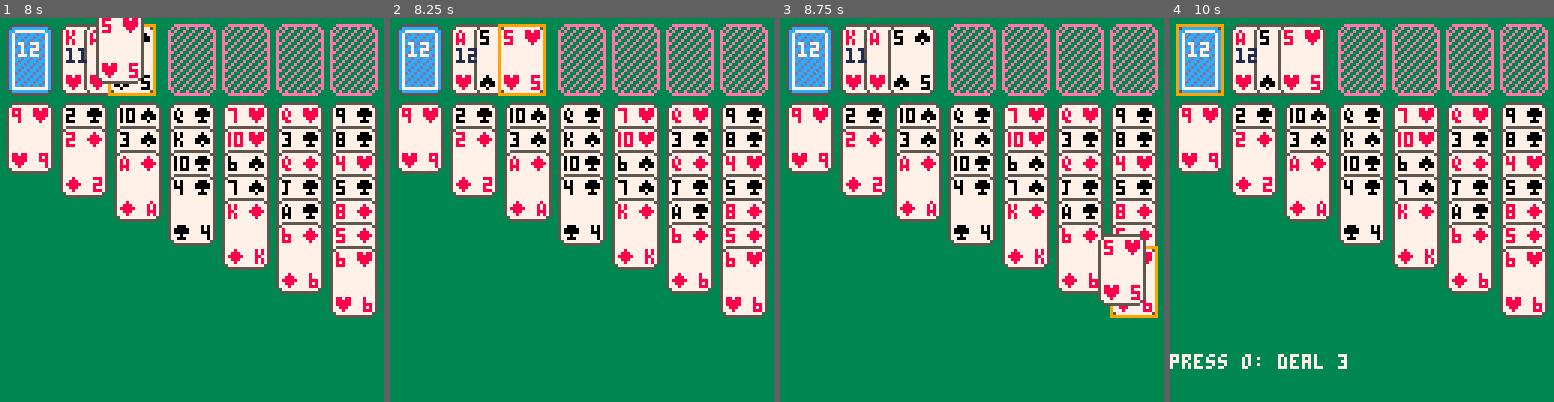
Above: before the commit, frames 1-4 (left to right).
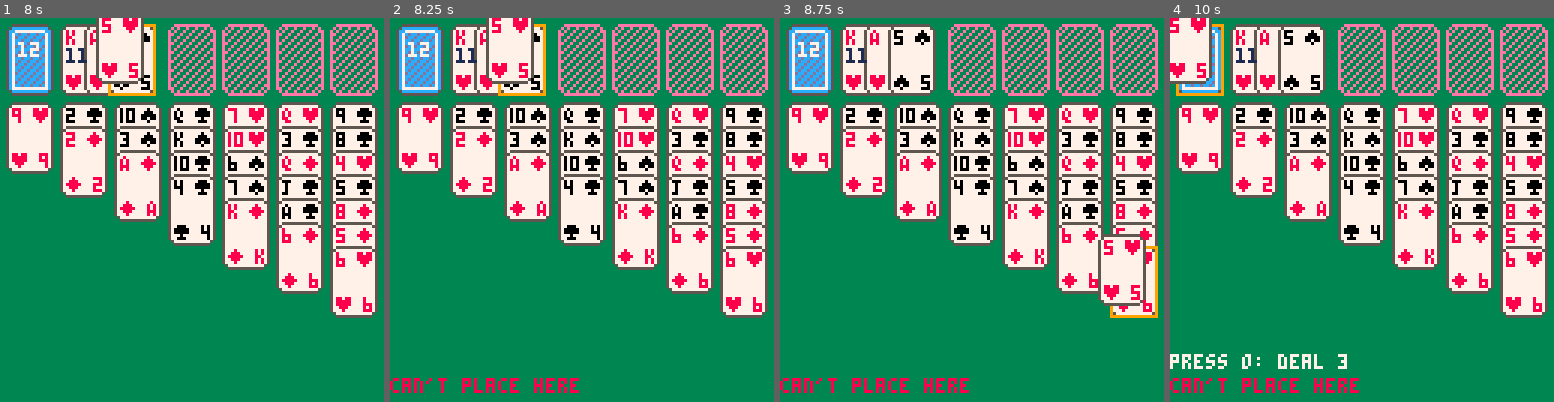
Above: after the commit, the same moments.

Repository: marcus-grant/pico8-kabafuda
Game: PICO-8 cartridge kabafuda.p8
Same seed, same stepped clock (60 frames per second), same inputs: the game is played once before the commit and once after it.
Inputs:
- Up to frame 1 (8 s): tap X (X key) at 0.33, 1.07, 1.85, 2.97, 4.08, 5.2, 6.32, 7.43 s; tap O (Z key) at 0.7, 1.7, 2.1, 2.5, 2.9, 3.3, 3.7, 4.1, 4.5, 4.9, 5.3, 5.7, 6.1, 6.5, 6.9, 7.3, 7.7 s; hold Right 1.6-2.1 s; hold Up 2.15-2.42 s; hold Right 2.47-3.03 s; hold Left 3.08-3.58 s; hold Down 3.63-3.97 s; hold Right 4.02-4.68 s; hold Up 4.73-5.03 s; hold Left 5.08-5.68 s; hold Down 5.73-6.03 s; hold Right 6.08-6.58 s; hold Right 6.63-7.13 s; hold Up 7.18-7.45 s; hold Right from 7.5 s (still down)
- Up to frame 2 (8.25 s): release Right at 8.07 s; tap O (Z key) at 8.1 s; hold Left from 8.12 s (still down)
- Up to frame 3 (8.75 s): tap O (Z key) at 8.5 s; tap X (X key) at 8.55 s; release Left at 8.62 s; hold Down from 8.67 s (still down)
- Up to frame 4 (10 s): tap O (Z key) at 8.9, 9.3, 9.7 s; release Down at 9 s; hold Right 9.05-9.72 s; tap X (X key) at 9.67 s; hold Up from 9.77 s (still down)

Frame 1 is identical in both runs. In frame 2, 2.2% of the frame differs, in the area x 0-50%, y 0-98%; in frame 3, 0.8%; in frame 4, 3.1%.

Commit message:
Ft: Stock placement & dialog system
- Add place_on_stock() for proper stock placement
- Add rend_dialog() for timed messages
- Add ui message system with timer
- Invalid placement shows 'can't place here' for 1sec
- Verified stock grab/place cycle works

Diff:
--- a/kabafuda.p8
+++ b/kabafuda.p8
@@ -7,6 +7,10 @@
 TABLU_Y = 28 --yofset tablu part
 CARD_STACK_DY = 8 --card stack offset
 WASTE_DX = 8 --waste card x offset
+
+-- ui messages
+ui_msg = ""
+ui_msg_timer = 0
 
 function _init()
  xoff_card = 16
@@ -31,6 +35,11 @@
  -- ...after dealing is complete
  if not anim.active then
   update_crs()
+ end
+
+ -- update ui message timer
+ if ui_msg_timer > 0 then
+  ui_msg_timer -= 1
  end
 end
 
@@ -94,6 +103,9 @@
   end
   print(msg, 0, 112, 7)
  end
+
+ -- render ui messages
+ rend_dialog(ui_msg, 0, 120, ui_msg_timer)
 
 end
 
@@ -334,6 +346,12 @@
  mv_cards(sts.waste, held, 1)
  held_from = sts.waste
 end
+
+function place_on_stock()
+ mv_cards(held, sts.sto, #held)
+ held = {}
+ held_from = nil
+end
 -->8
 -- tab2: draw
 
@@ -392,6 +410,13 @@
  end
  -- offset for visibility
  rend_card_st(cards, x-4, y-4)
+end
+
+function rend_dialog(msg,x,y,frames)
+ --render timed dialog message
+ if frames > 0 then
+  print(msg, x, y, 8)
+ end
 end
 
 function spr_st(st)
@@ -539,13 +564,16 @@
     grab_waste()
    end
   else
-   -- placing (naive - anywhere)
-   -- just put held cards back for now
-   for i=1,#held do
-    add(held_from, held[i])
+   -- placing
+   if crs.area == "top" and
+      crs.top_pos == 0 and
+      can_place_sto() then
+    place_on_stock()
+   else
+    --TODO: better invalid gfx
+    ui_msg = "can't place here"
+    ui_msg_timer = 30 --1 second
    end
-   held = {}
-   held_from = nil
   end
  elseif btnp(5) then -- X button
   -- stub for now
